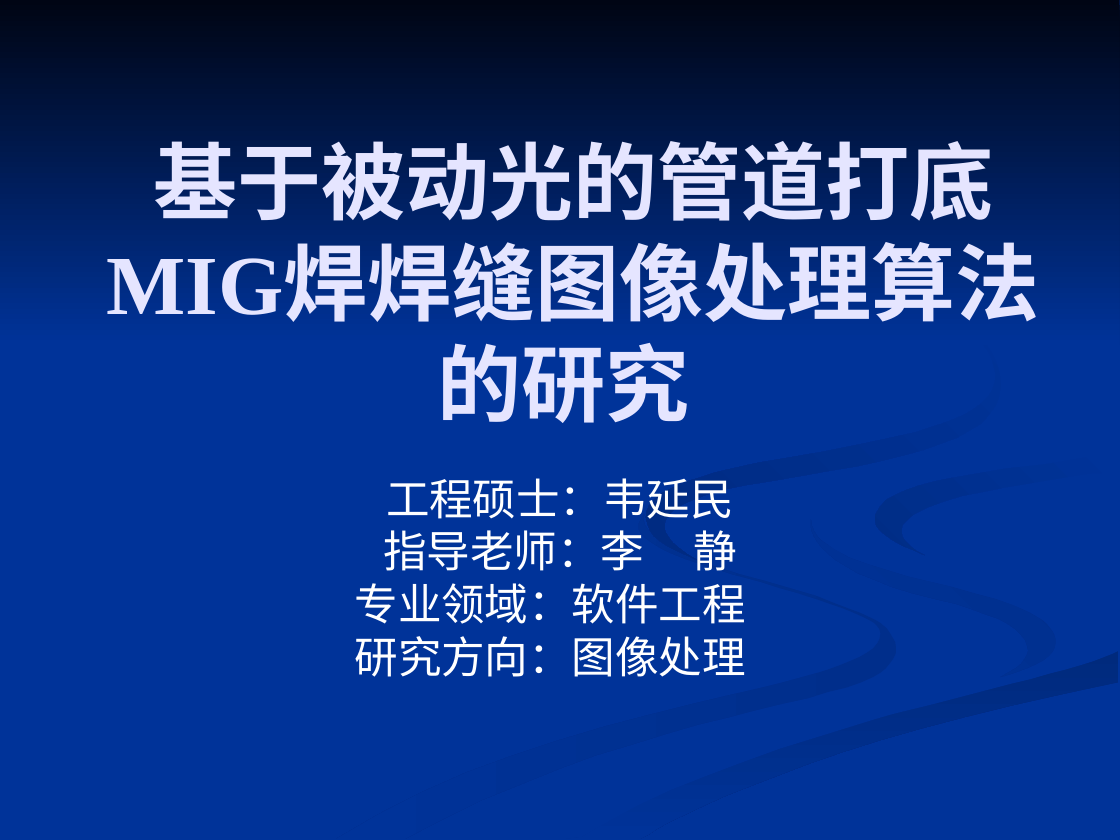
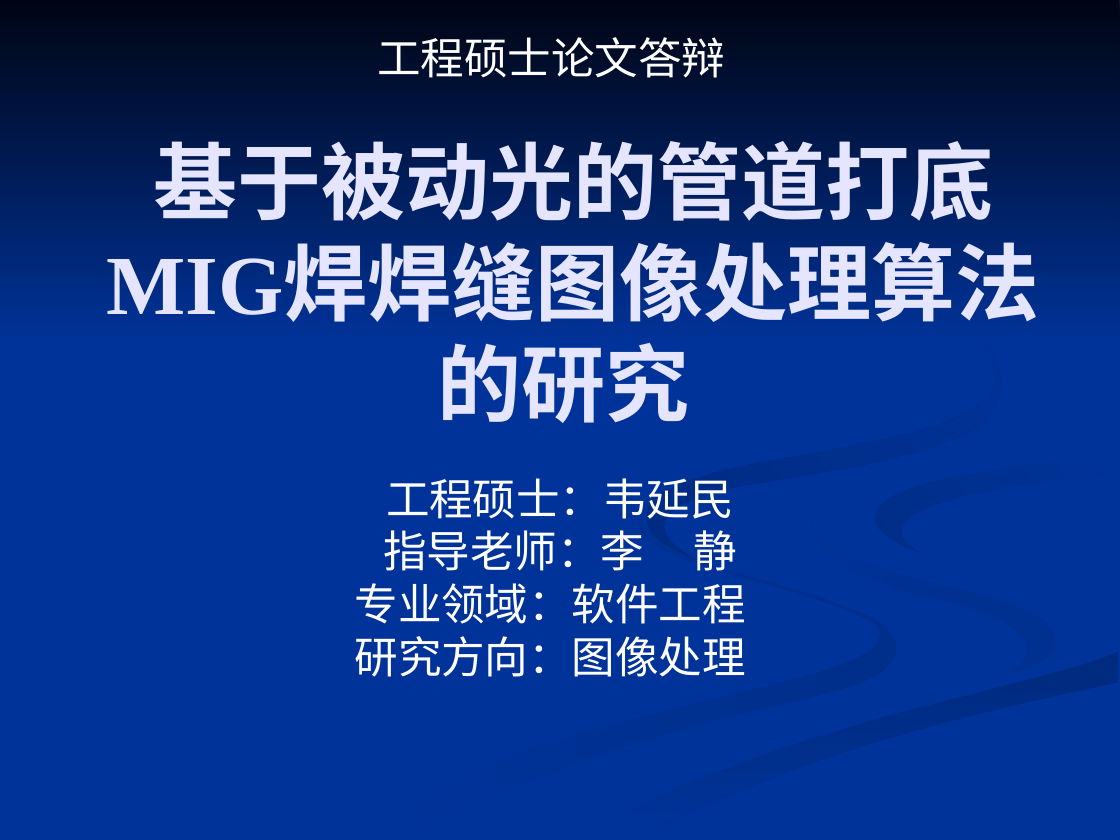
Before and after one commit to 61--/weiyanmin, a slide deck: slide 1 of 工程硕士/基于被动光的管道打底MIG焊焊缝图像处理算法的研究.ppt. Drawn at 1120x840 pixels with LibreOffice and Linux fonts; fonts in the diff are those of the drawing. Boxes give left, top, right and bottom in pixels: in the first picture for what was removed or moved away, otherwise in the second. Text is boxed around its words. In the diff, an @@ line names an element or a change of style, - is before the commit and + after.

```diff
--- a/工程硕士/基于被动光的管道打底MIG焊焊缝图像处理算法的研究.ppt
+++ b/工程硕士/基于被动光的管道打底MIG焊焊缝图像处理算法的研究.ppt
@@ freeform shape at (0,0,1120,345): outline redrawn @@
@@ text added at (377,37,725,78), 28 pt, text #FFFFFF @@
+工程硕士论文答辩
```
Also in this commit, not shown: 31 other slides changed.
